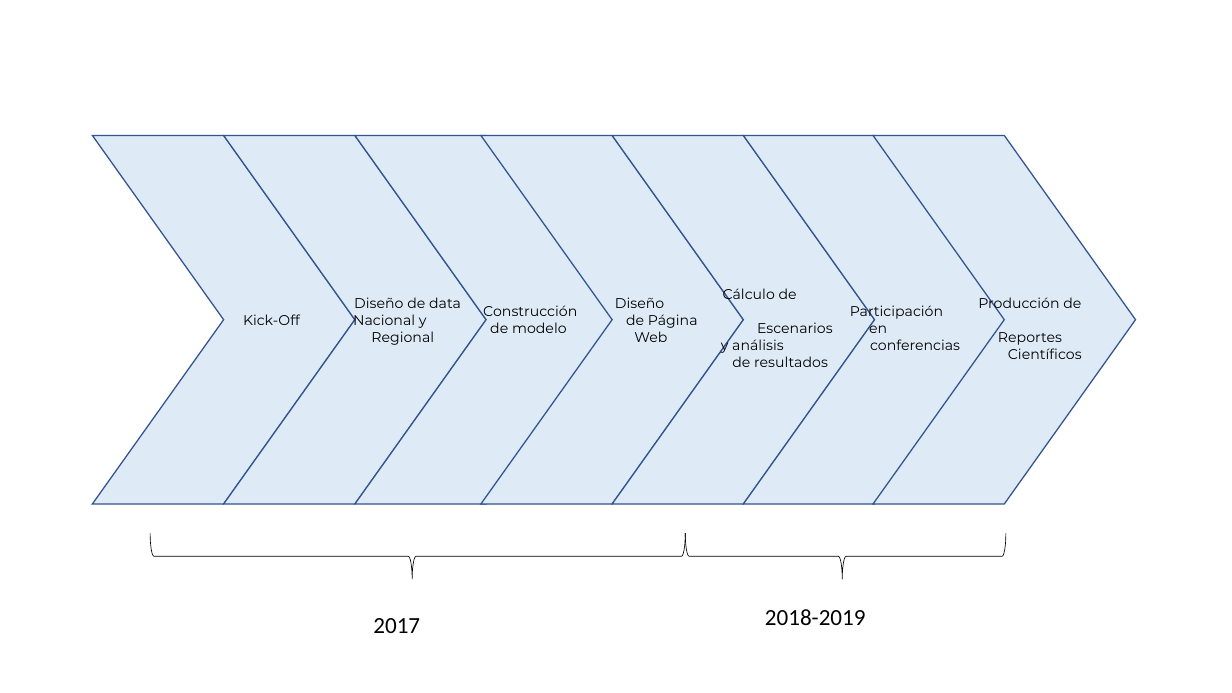
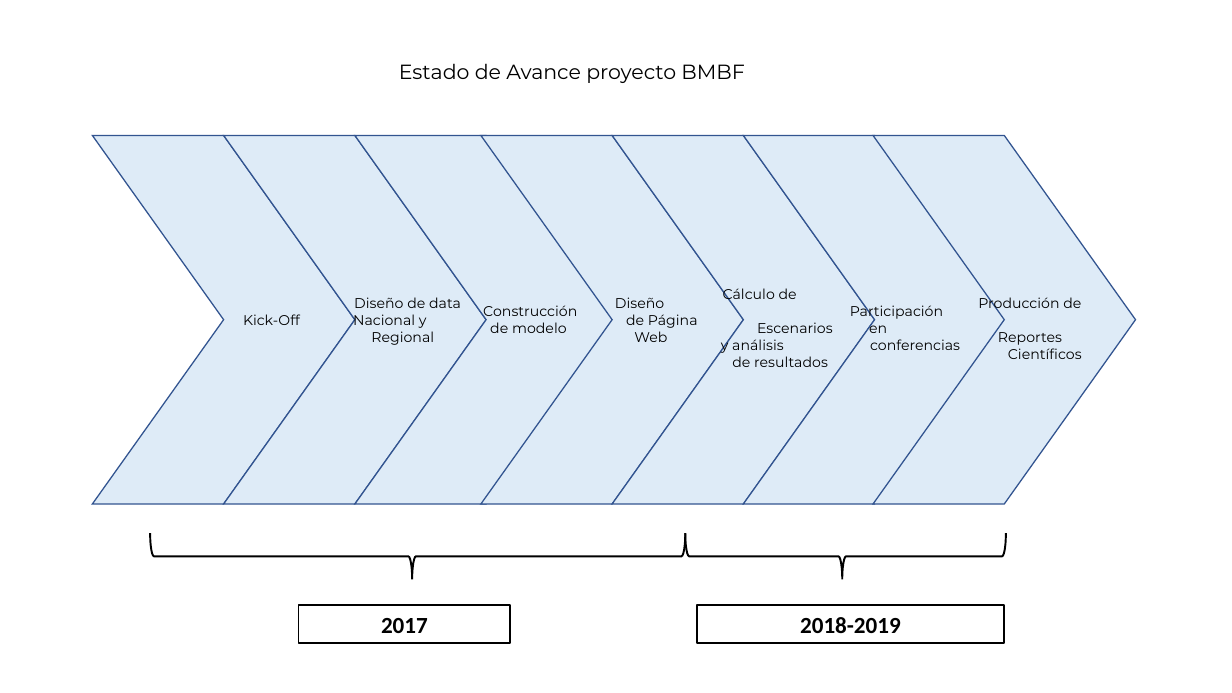
Before and after one commit to cepruai/uaibmbf, a slide deck: slide 1 of Conicyt.pptx. Drawn at 1232x693 pixels with LibreOffice and Linux fonts; fonts in the diff are those of the drawing. Boxes give left, top, right and bottom in pixels: in the first picture for what was removed or moved away, otherwise in the second. Text is boxed around its words. In the diff, an @@ line names an element or a change of style, - is before the commit and + after.

```diff
--- a/Conicyt.pptx
+++ b/Conicyt.pptx
@@ text added at (x1=399, y1=63, x2=744, y2=83), 16 pt, text #000000 @@
+Estado de Avance proyecto BMBF
@@ right brace at (x1=150, y1=534, x2=685, y2=580): outline #000000 0.5 pt to #000000 1.5 pt @@
@@ right brace at (x1=685, y1=534, x2=1006, y2=580): outline #000000 0.5 pt to #000000 1.5 pt @@
@@ rectangle "2017" at (x1=299, y1=605, x2=510, y2=642): bold on; alignment left to centre; outline none to #000000 1.5 pt @@
@@ rectangle "2017" resized from (x1=373, y1=618, x2=420, y2=633) to (x1=299, y1=605, x2=510, y2=642) @@
@@ rectangle "2018-2019" resized from (x1=765, y1=609, x2=866, y2=625) to (x1=697, y1=605, x2=1005, y2=642) @@
@@ rectangle "2018-2019" at (x1=697, y1=605, x2=1005, y2=642): bold on; alignment left to centre; outline none to #000000 1.5 pt @@
```
Also in this commit, not shown: 2 slides added, 1 slide removed, 14 other files.
